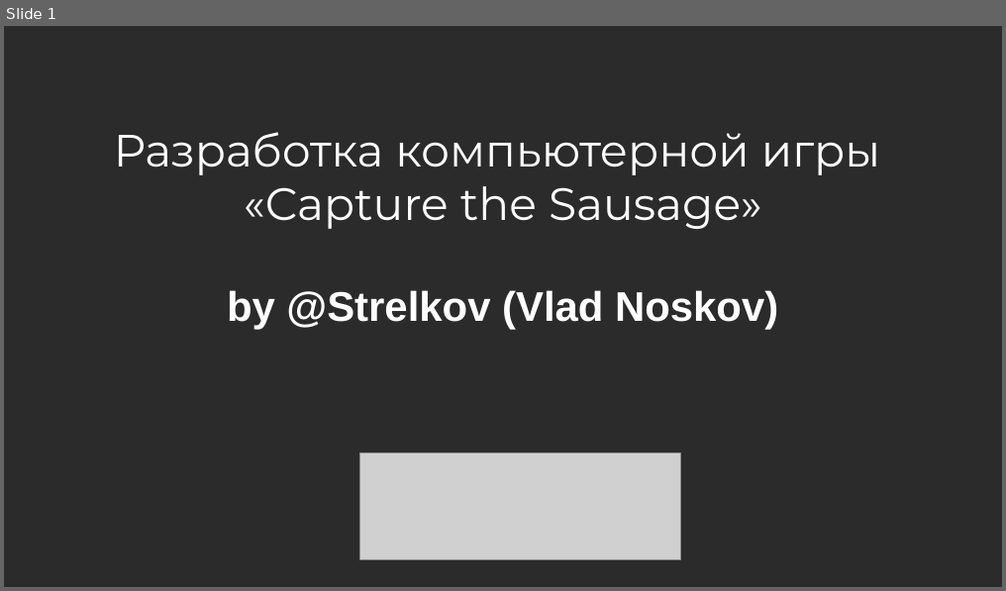
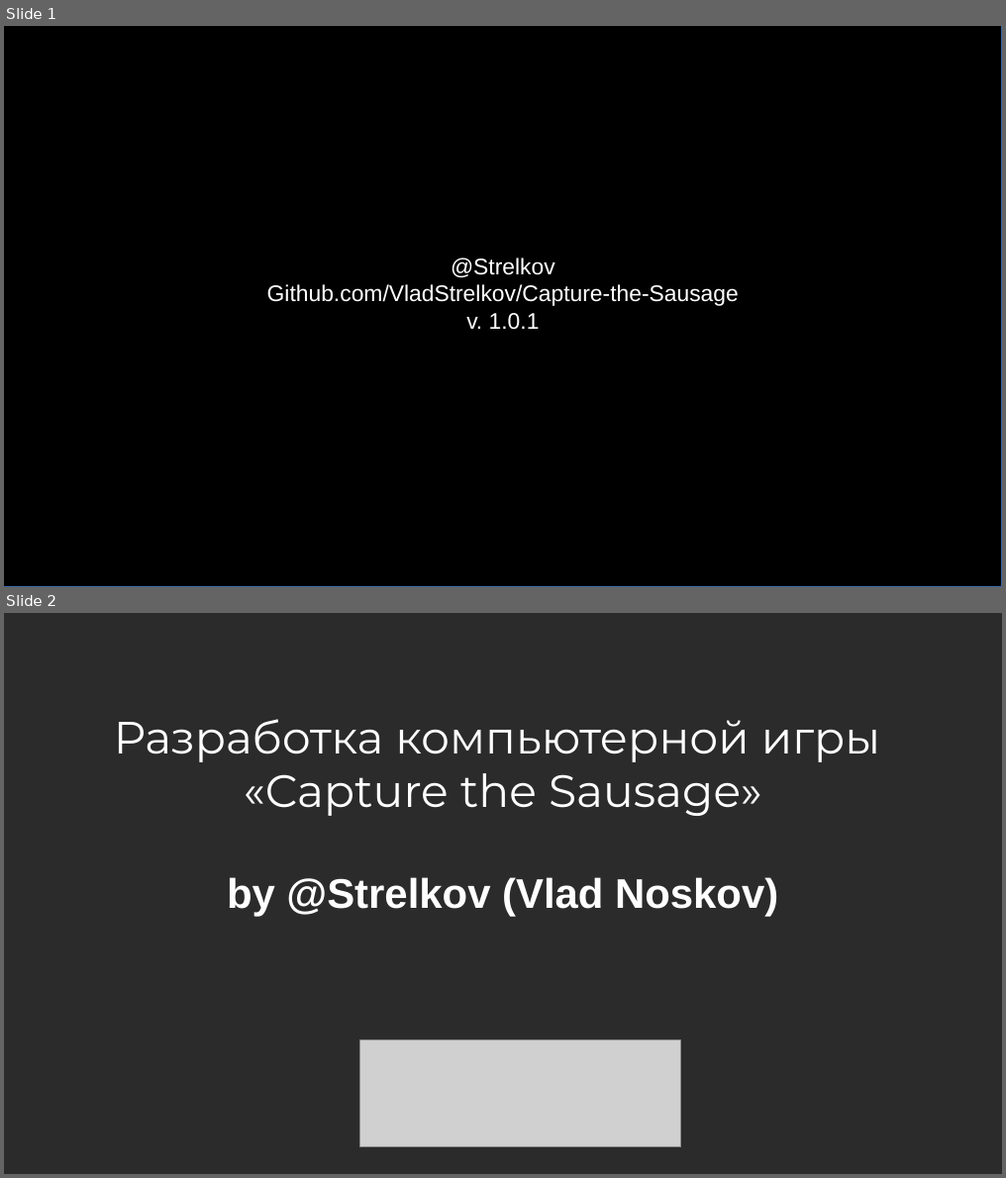
Before and after one commit to VladStrelcov/Game, a slide deck: доклад/доклад .odp. Shown one above the other, each under a label of ours: slide 1 before the commit, slides 1 and 2 after it. The pictures are 1006x591 and 1006x1178 pixels, drawn with LibreOffice and Linux fonts; fonts in the diff are those of the drawing; grey boxes stand for pictures; background and template pictures are left out; a plain dark background stands for a picture behind light text. Boxes give left, top, right and bottom in pixels: in the first picture for what was removed or moved away, otherwise in the second. Text is boxed around its words. In the diff, an @@ line names an element or a change of style, - is before the commit and + after.

Commit message:
сделал начало

```diff
--- a/доклад/доклад .odp
+++ b/доклад/доклад .odp
@@ slide 1 added at [4,26,1002,587], background picture (left out) @@
@@ rectangle added at [4,26,1002,587], fill #000000, outline #3465A4 0 pt, 18 pt, text #FFFFFF @@
+@Strelkov
+Github.com/VladStrelkov/Capture-the-Sausage
+v. 1.0.1
@@ what was slide 1 is now slide 2 @@
```
